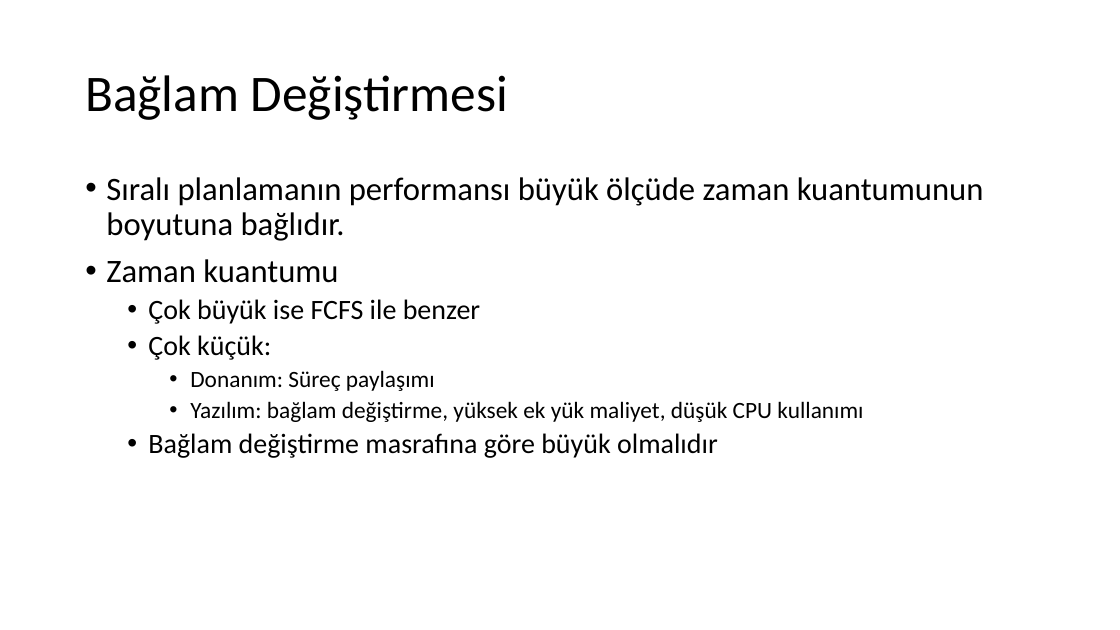
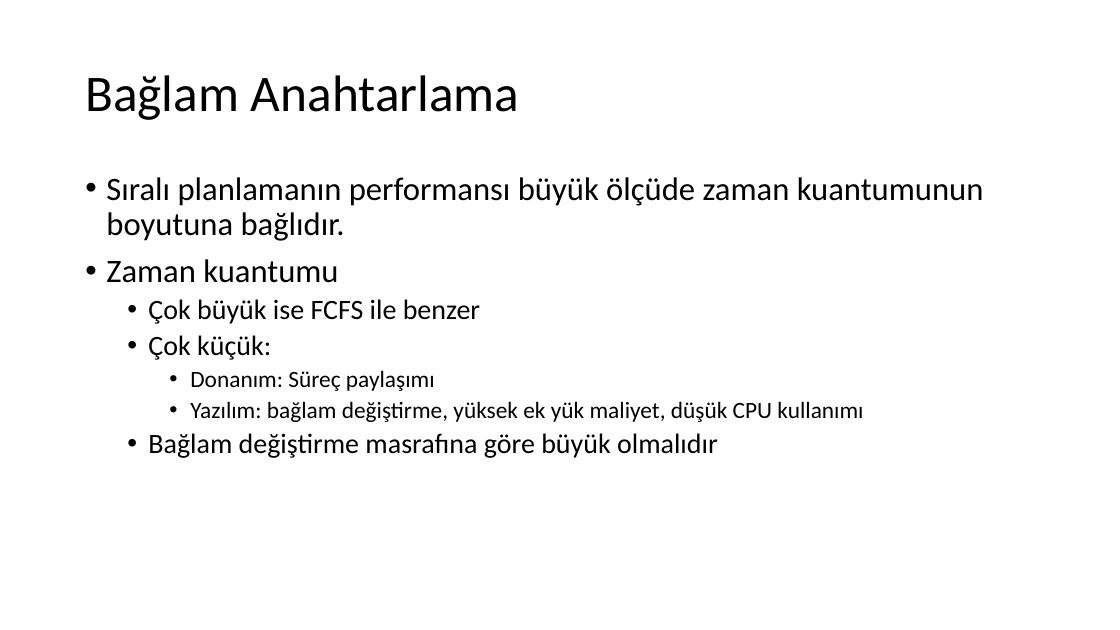
Before and after one commit to sercankulcu/sercankulcu.github.io, a slide deck: slide 96 of files/os/2_Bolum_2_Surecler.pptx (slide 74 before the commit). Drawn at 1120x630 pixels with LibreOffice and Linux fonts; fonts in the diff are those of the drawing. Boxes give left, top, right and bottom in pixels: in the first picture for what was removed or moved away, otherwise in the second. Text is boxed around its words. In the diff, an @@ line names an element or a change of style, - is before the commit and + after.

```diff
--- a/files/os/2_Bolum_2_Surecler.pptx
+++ b/files/os/2_Bolum_2_Surecler.pptx
@@ title at bbox=[85, 75, 520, 120]: text changed @@
-Bağlam Değiştirmesi
+Bağlam Anahtarlama
```
Also in this commit, not shown: 5 other slides changed, 25 slides added, 14 slides removed, 1 other file.
